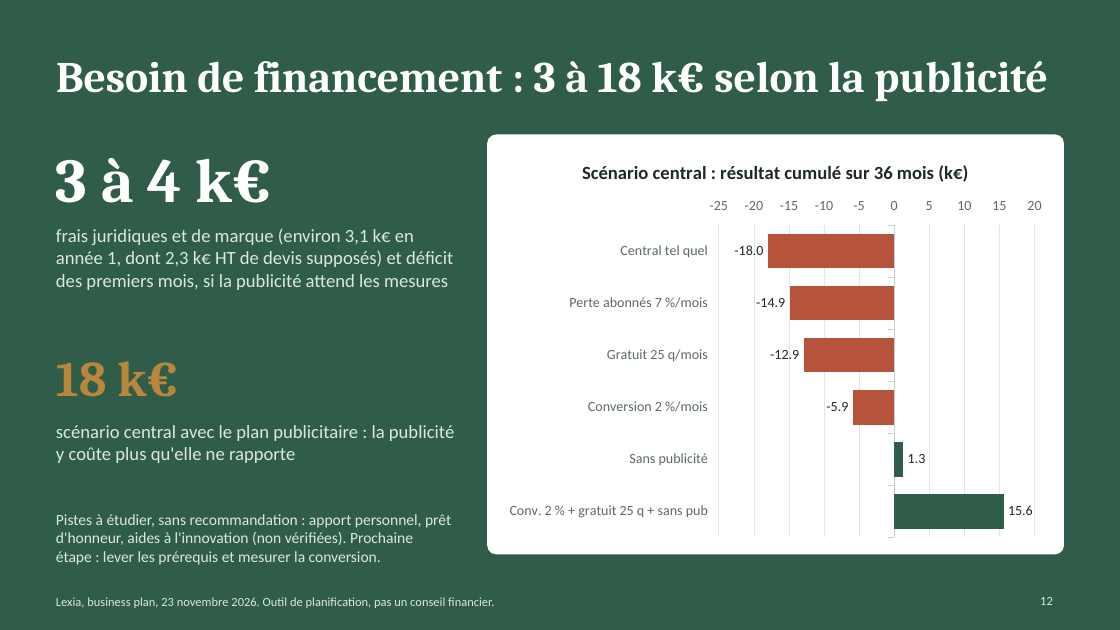
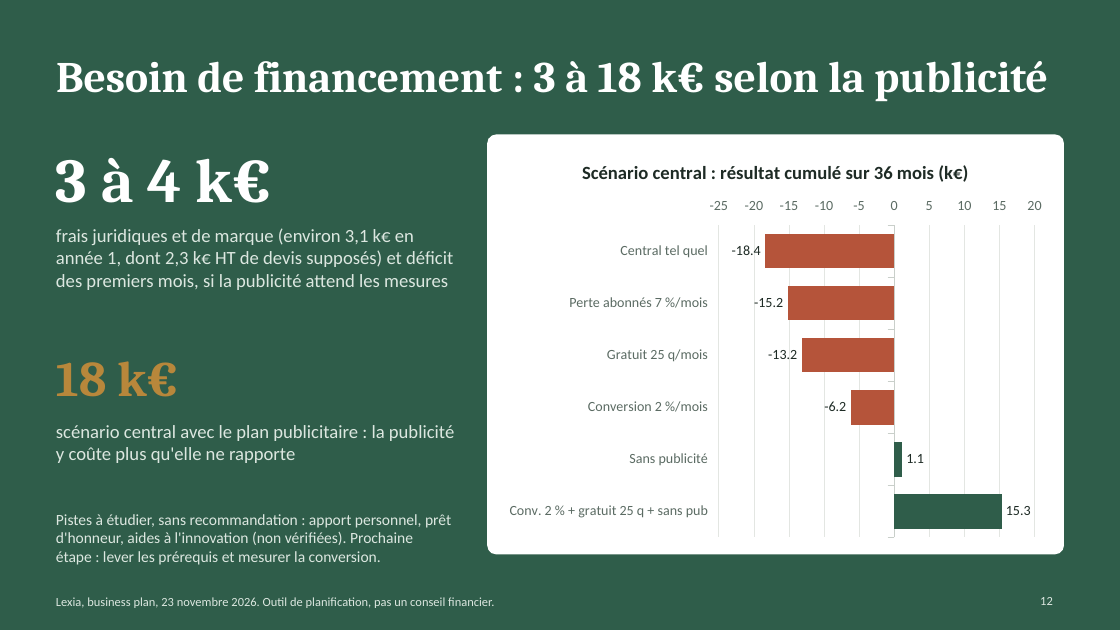
Before and after one commit to Linnix11/lexia, a slide deck: slide 12 of docs/business/pitch.pptx. Drawn at 1120x630 pixels with LibreOffice and Linux fonts; fonts in the diff are those of the drawing. Boxes give left, top, right and bottom in pixels: in the first picture for what was removed or moved away, otherwise in the second. Text is boxed around its words. In the diff, an @@ line names an element or a change of style, - is before the commit and + after.

```diff
--- a/docs/business/pitch.pptx
+++ b/docs/business/pitch.pptx
@@ bar chart at (498,142,1053,545) @@
-Series 1: -18, -14.9, -12.9, -5.9, 1.3, 15.6
+Series 1: -18.4, -15.2, -13.2, -6.2, 1.1, 15.3
```
Also in this commit, not shown: 3 other slides changed, 8 other files.
